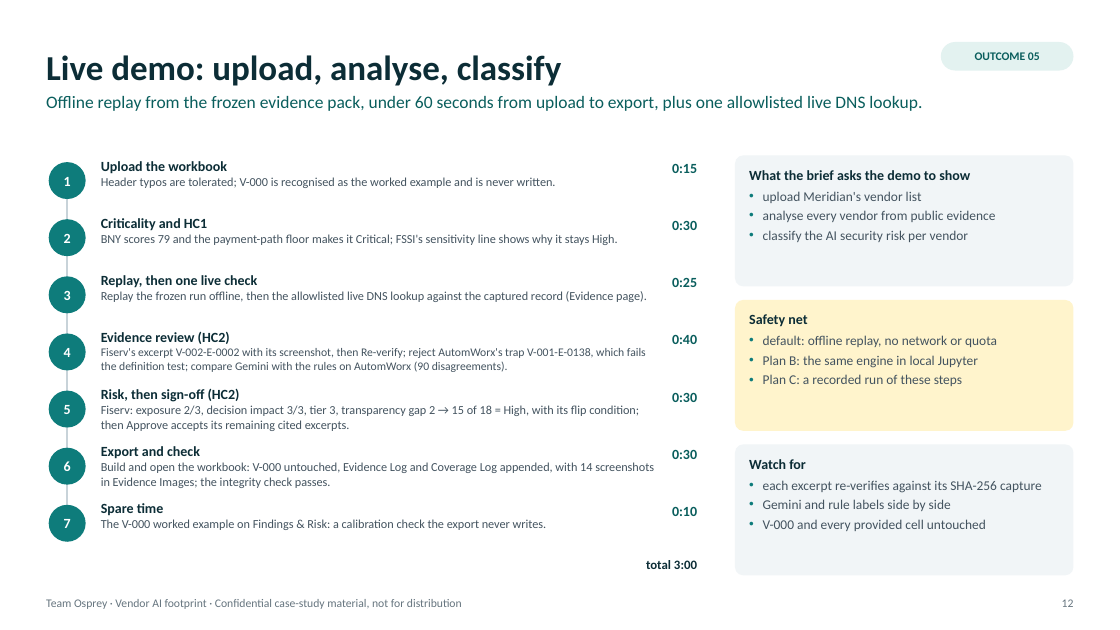
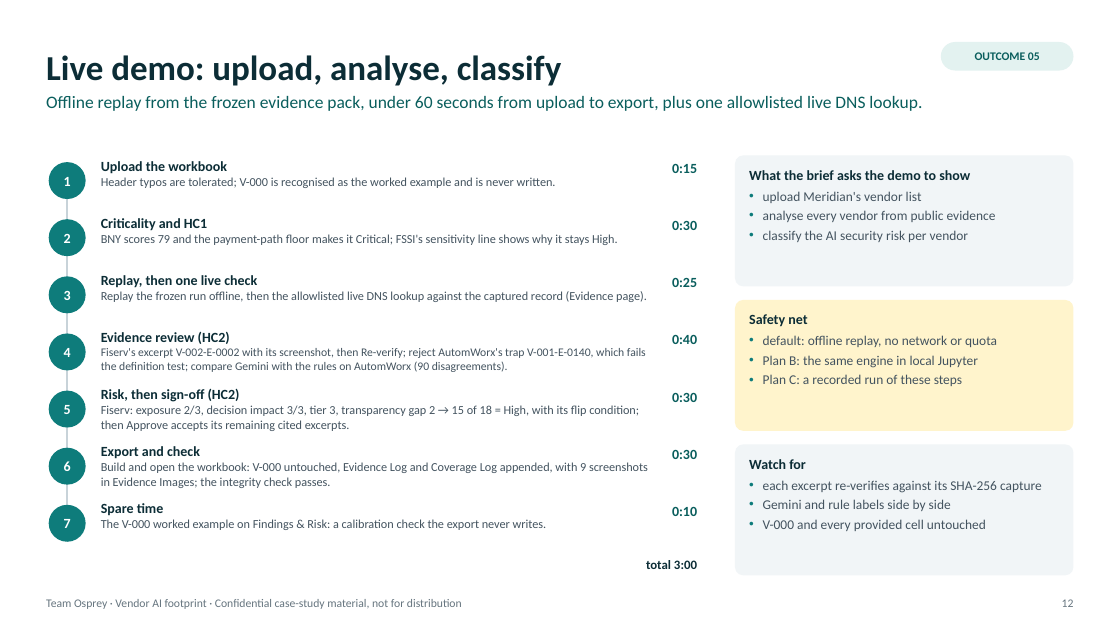
Before and after one commit to rakshit-737/vendor-ai-footprint, a slide deck: slide 12 of submission/Team_Osprey_Vendor_AI_Footprint.pptx. Drawn at 1120x630 pixels with LibreOffice and Linux fonts; fonts in the diff are those of the drawing. Boxes give left, top, right and bottom in pixels: in the first picture for what was removed or moved away, otherwise in the second. Text is boxed around its words. In the diff, an @@ line names an element or a change of style, - is before the commit and + after.

```diff
--- a/submission/Team_Osprey_Vendor_AI_Footprint.pptx
+++ b/submission/Team_Osprey_Vendor_AI_Footprint.pptx
@@ text at box(101, 348, 646, 372): text changed @@
-Fiserv's excerpt V-002-E-0002 with its screenshot, then Re-verify; reject AutomWorx's trap V-001-E-0138, which fails the definition test; compare Gemini with the rules on AutomWorx (90 disagreements).
+Fiserv's excerpt V-002-E-0002 with its screenshot, then Re-verify; reject AutomWorx's trap V-001-E-0140, which fails the definition test; compare Gemini with the rules on AutomWorx (90 disagreements).
@@ text at box(101, 462, 648, 488): text changed @@
-Build and open the workbook: V-000 untouched, Evidence Log and Coverage Log appended, with 14 screenshots in Evidence Images; the integrity check passes.
+Build and open the workbook: V-000 untouched, Evidence Log and Coverage Log appended, with 9 screenshots in Evidence Images; the integrity check passes.
```
Also in this commit, not shown: 12 other slides changed.
